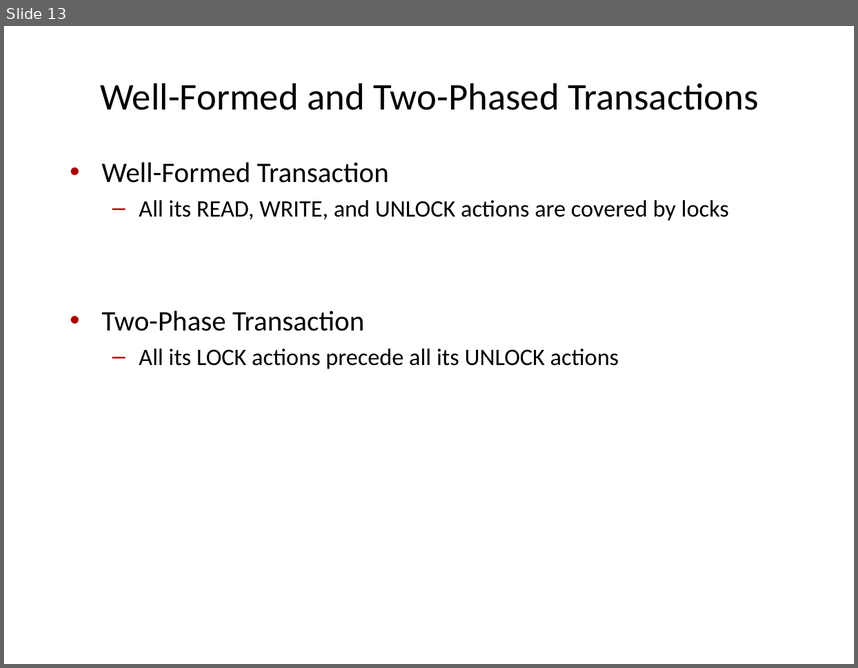
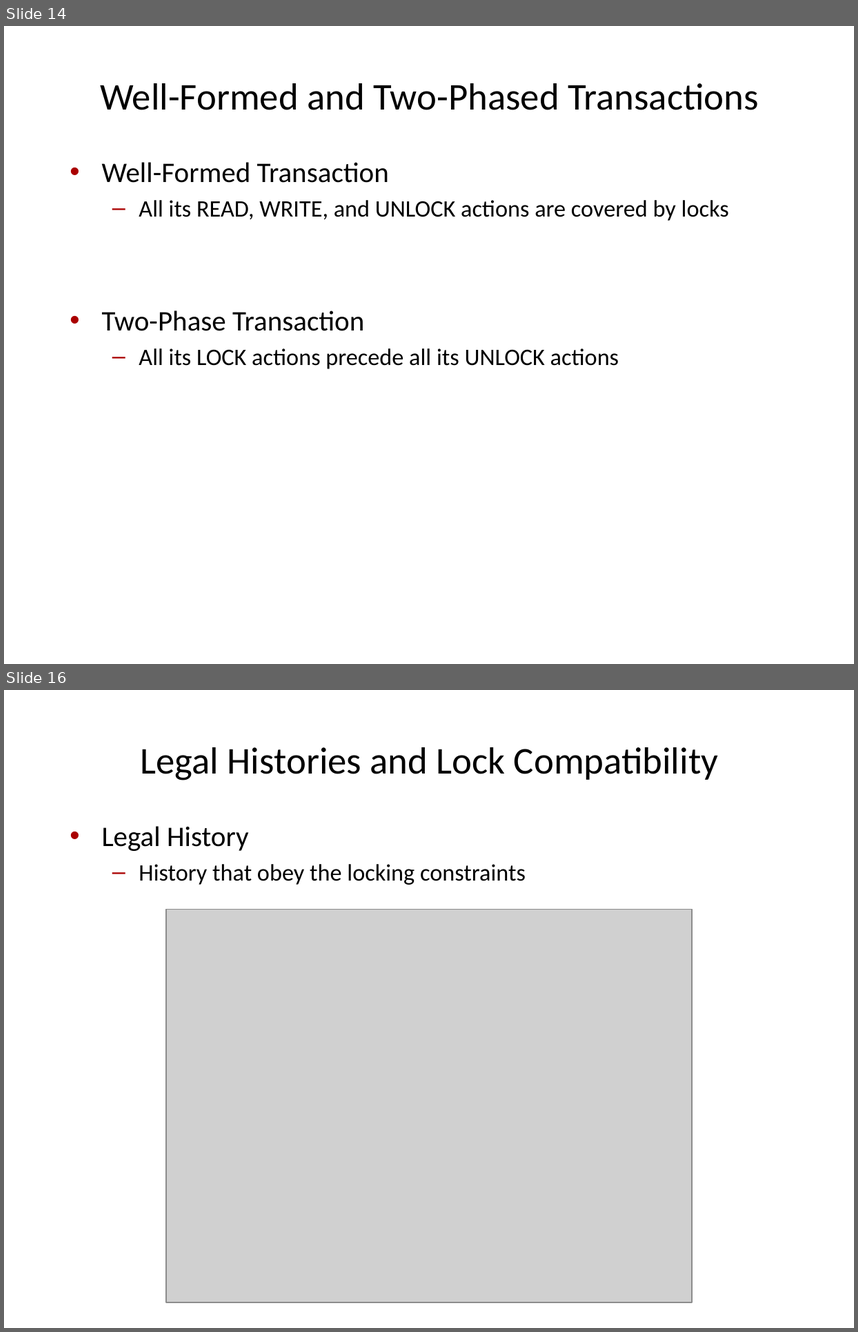
Before and after one commit to VLDB-Study/transaction-processing-study, a slide deck: chapter7/slides/Ch7-Isolation_concepts.pptx. Shown one above the other, each under a label of ours: slide 13 before the commit, slides 14 and 16 after it; the slides between them are not shown. The pictures are 858x668 and 858x1332 pixels, drawn with LibreOffice and Linux fonts; fonts in the diff are those of the drawing; grey boxes stand for pictures. Boxes give left, top, right and bottom in pixels: in the first picture for what was removed or moved away, otherwise in the second. Text is boxed around its words. In the diff, an @@ line names an element or a change of style, - is before the commit and + after.

```diff
--- a/chapter7/slides/Ch7-Isolation_concepts.pptx
+++ b/chapter7/slides/Ch7-Isolation_concepts.pptx
@@ slide 16 added at (x1=4, y1=690, x2=854, y2=1328), background #FFFFFF @@
@@ title added at (x1=141, y1=747, x2=718, y2=780), 32 pt, text #000000 @@
+Legal Histories and Lock Compatibility
@@ text added at (x1=102, y1=826, x2=526, y2=885), 20 pt, text #000000 @@
+• Legal History
+  – History that obey the locking constraints
@@ picture added at (x1=166, y1=909, x2=693, y2=1302) @@
@@ what was slide 13 is now slide 14 @@
```
Also in this commit, not shown: 7 slides changed, 21 other slides added, 4 slides removed.
